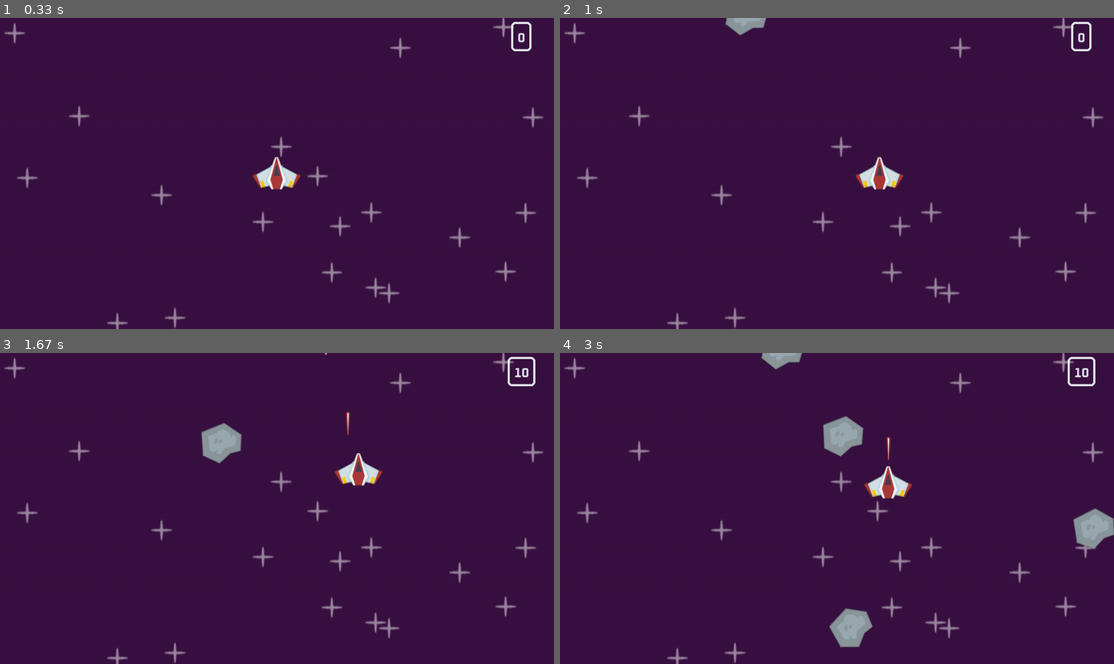
Above: before the commit, frames 1-4 (two rows, left to right).
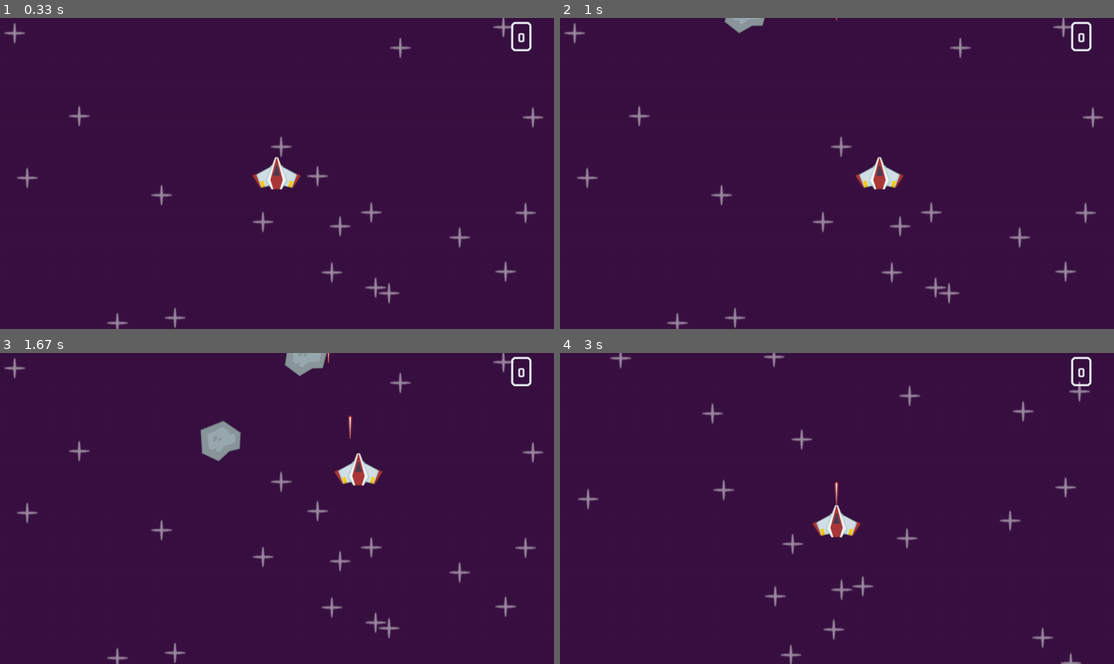
Above: after the commit, the same moments.

Repository: dominicamoak/space_shooter_pygame
Game: pygame game, started from code/main.py
Two runs of this game, one before a commit and one after it. Both use one fixed random seed, a clock stepped at 60 frames per second and the inputs below.
Inputs (mouse positions are in pixels of both pictures, inside the frame that each line leads up to):
- Up to frame 1 (0.33 s): no input
- Up to frame 2 (1 s): tap Space at 0.33, 0.73 s; hold Right from 0.67 s (still down)
- Up to frame 3 (1.67 s): tap Space at 1.03, 1.23, 1.57 s; release Right at 1.13 s; hold Up 1.17-1.47 s; hold Right from 1.5 s (still down)
- Up to frame 4 (3 s): tap Space at 1.87, 2.07, 2.37, 2.97 s; release Right at 1.97 s; hold Left 2-2.53 s; click (837, 489) at 2.62 s, where only the run after the commit has a clickable "Play Again"; hold Down from 2.9 s (still down)

Frame 1 is identical in both runs. In frame 2, less than 0.1% of the frame differs, in the area x 29-51%, y 0-6%; in frame 3, 0.9%; in frame 4, 6.0%, in the area x 0-100%, y 0-100%.

Commit message:
Improve handling of game sound and Events

Diff:
--- a/code/main.py
+++ b/code/main.py
@@ -144,7 +144,7 @@
     display_surface.blit(exit_text_surf, exit_text_rect)
 
     # Event Loop
-    for event in pygame.event.get():
+    for event in events:
         if event.type == pygame.MOUSEBUTTONDOWN:
             if play_text_rect.collidepoint(event.pos):
                 # reset everything, start game over
@@ -170,6 +170,14 @@
 
 def reset_game():
     init_game()
+
+def game_sound():
+    global game_state, game_music
+
+    if game_state == 'playing':
+        game_music.set_volume(0.2)
+    if game_state == 'game_over':
+        game_music.set_volume(0.02)
 
 
 # GENERAL SETUP
@@ -218,15 +226,17 @@
 meteor_event = pygame.event.custom_type()
 pygame.time.set_timer(meteor_event, 500)
 
-
 # GAME FLOW
 while running:
+    events = pygame.event.get()
+    game_sound()
+
     if game_state == 'playing':
         dt = clock.tick(60) / 1000 # clock.tick() returns in milliseconds [framerate control]
         # print(clock.get_fps()) # check fps
 
         # Event Loop
-        for event in pygame.event.get():
+        for event in events:
             if event.type == pygame.QUIT:
                 running = False
             if event.type == meteor_event:
@@ -234,7 +244,6 @@
                 Meteor((all_sprites, meteor_sprites), meteor_surf, (x, y))
 
         # Updates
-        game_music.set_volume(0.2)
         all_sprites.update(dt)
         collisions()
 
@@ -251,7 +260,6 @@
 
         # Draw Game
         display_surface.fill('#391142')
-        game_music.set_volume(0.02)
         display_final_score(score)
         game_over_menu()
 
